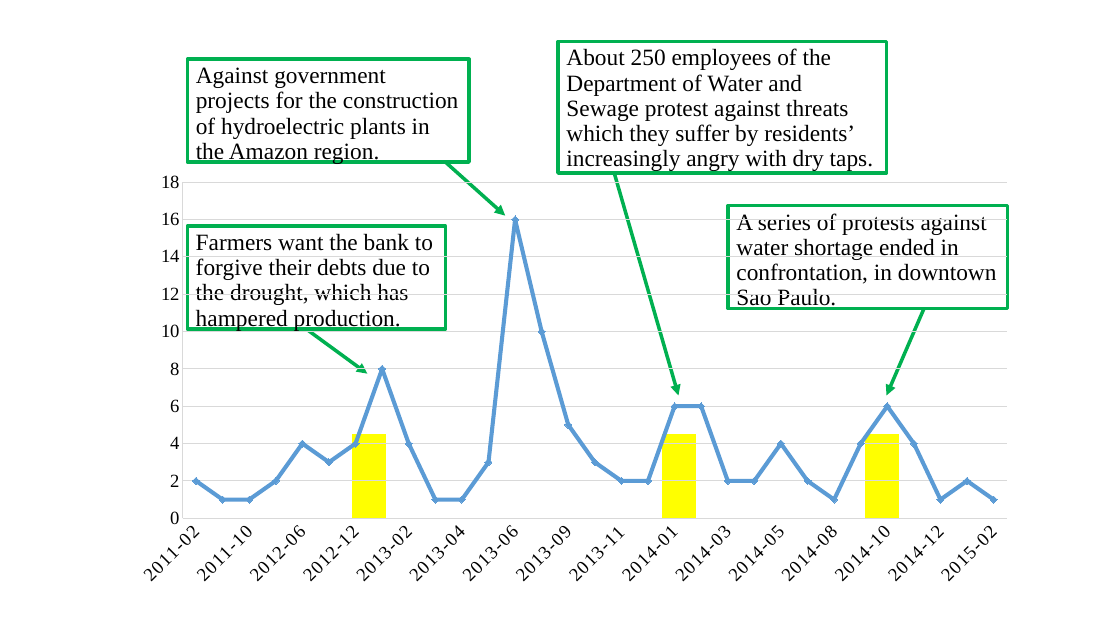
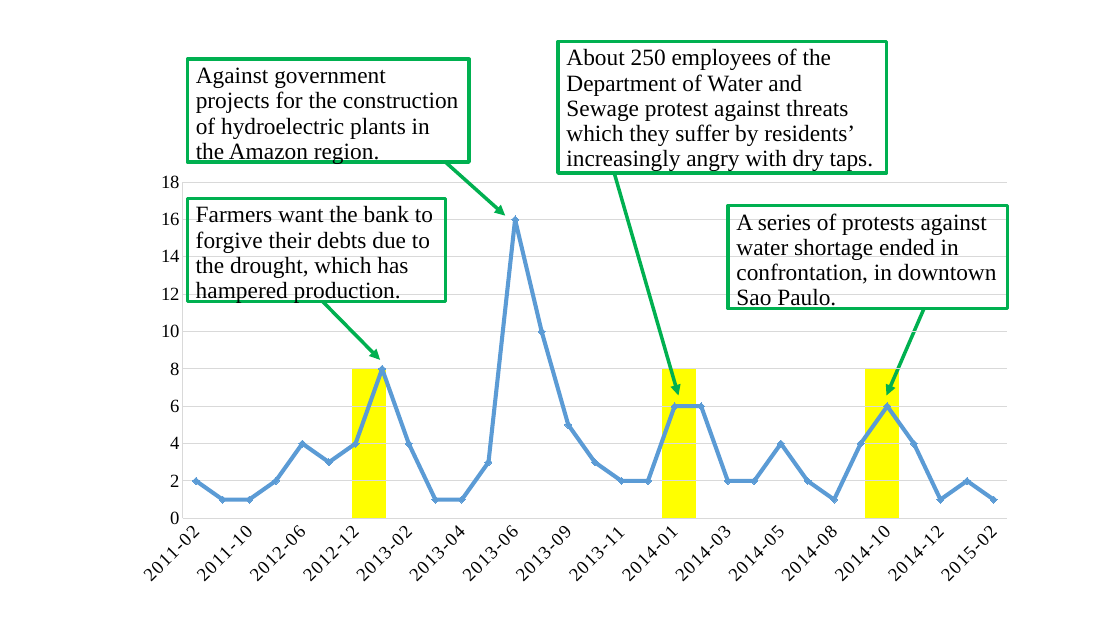
Before and after one commit to fangjin/PNAS-climate, a slide deck: slide 5 of figures/source-code-plot/timeseries-frame.pptx (slide 4 before the commit). Drawn at 1120x630 pixels with LibreOffice and Linux fonts; fonts in the diff are those of the drawing. Boxes give left, top, right and bottom in pixels: in the first picture for what was removed or moved away, otherwise in the second. Text is boxed around its words. In the diff, an @@ line names an element or a change of style, - is before the commit and + after.

```diff
--- a/figures/source-code-plot/timeseries-frame.pptx
+++ b/figures/source-code-plot/timeseries-frame.pptx
@@ rectangle "Farmers want the bank to ..." moved from (x1=187, y1=226, x2=445, y2=329) to (x1=187, y1=198, x2=445, y2=301) @@
@@ arrow moved from (307, 329) - (367, 374) to (323, 302) - (380, 360) @@
@@ rectangle resized from (x1=353, y1=434, x2=386, y2=518) to (x1=353, y1=369, x2=386, y2=519) @@
@@ rectangle resized from (x1=663, y1=434, x2=696, y2=518) to (x1=663, y1=369, x2=696, y2=519) @@
@@ rectangle resized from (x1=866, y1=434, x2=899, y2=518) to (x1=866, y1=369, x2=899, y2=519) @@
```
Also in this commit, not shown: 1 other slide changed, 1 slide added, 20 other files.
